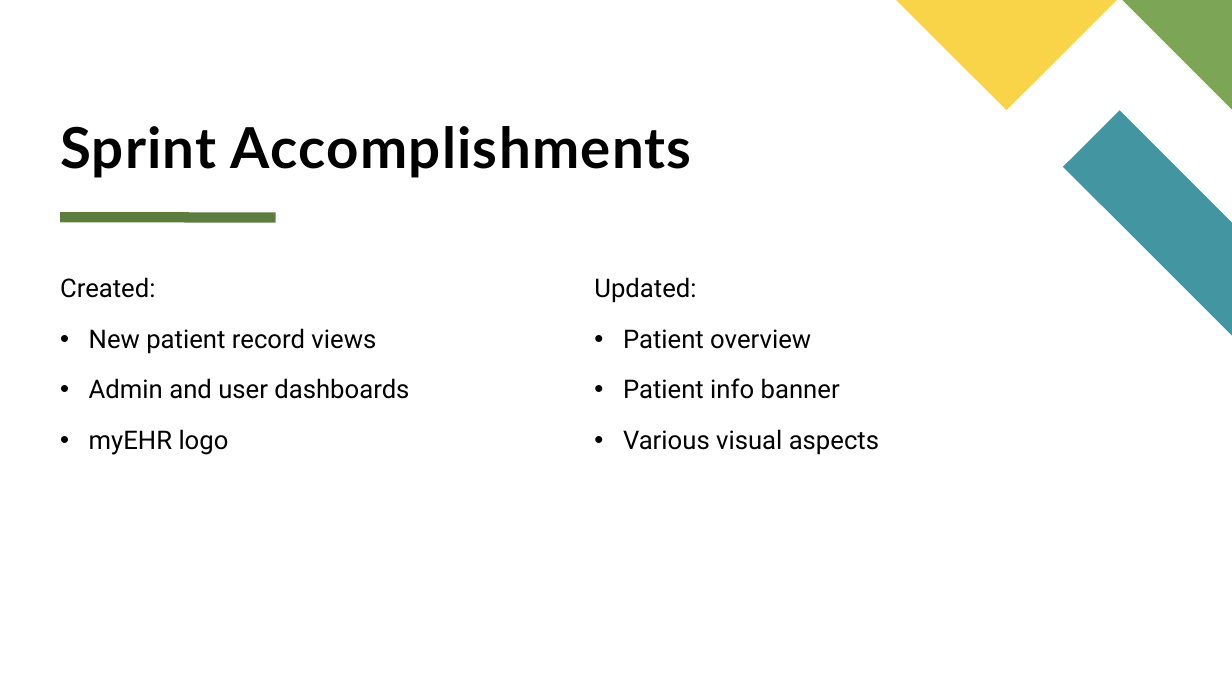
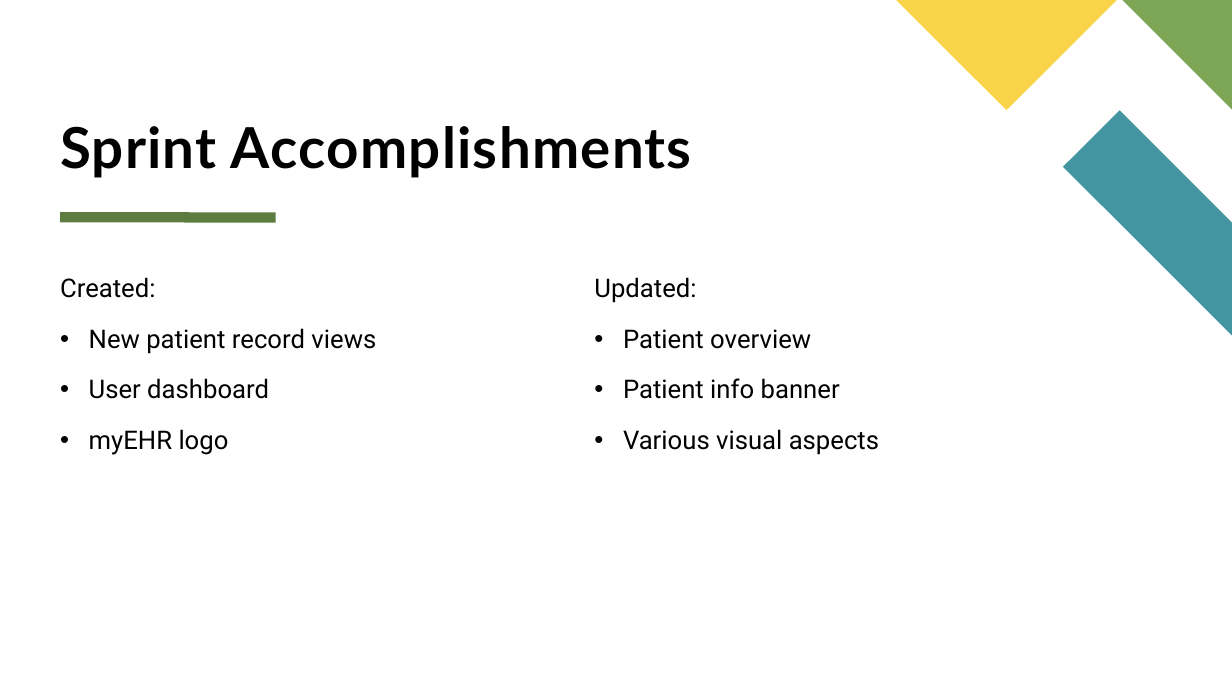
Before and after one commit to kaitlinrwheeler/mstc_ehr, a slide deck: slide 4 of Sprint Reviews/Sprint 4 Presentation.pptx. Drawn at 1232x693 pixels with LibreOffice and Linux fonts; fonts in the diff are those of the drawing. Boxes give left, top, right and bottom in pixels: in the first picture for what was removed or moved away, otherwise in the second. Text is boxed around its words. In the diff, an @@ line names an element or a change of style, - is before the commit and + after.

```diff
--- a/Sprint Reviews/Sprint 4 Presentation.pptx
+++ b/Sprint Reviews/Sprint 4 Presentation.pptx
@@ text at (89, 378, 269, 399): text changed @@
-  • Admin and user dashboards
+  • User dashboard
```
Also in this commit, not shown: 2 other slides changed.
